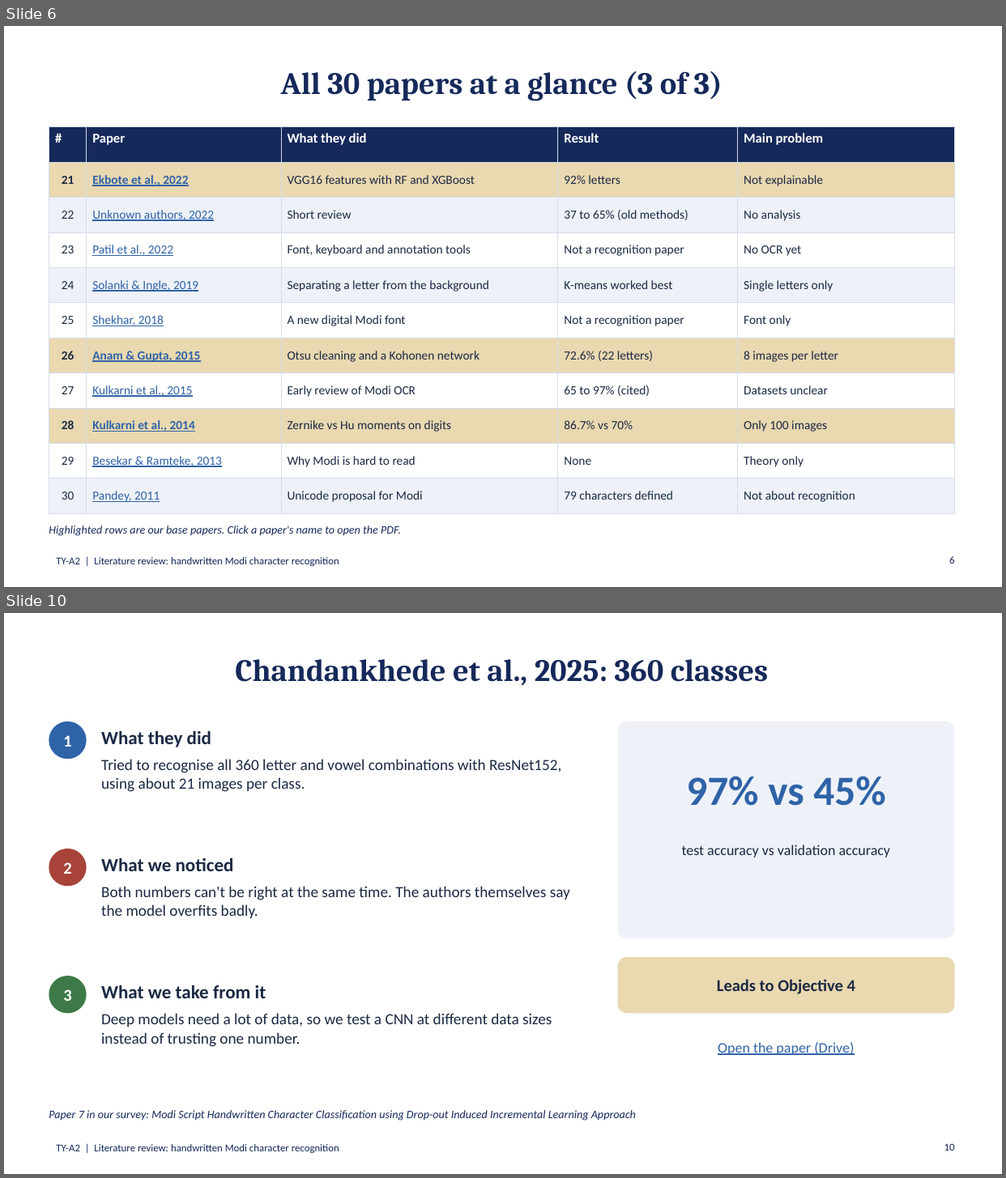
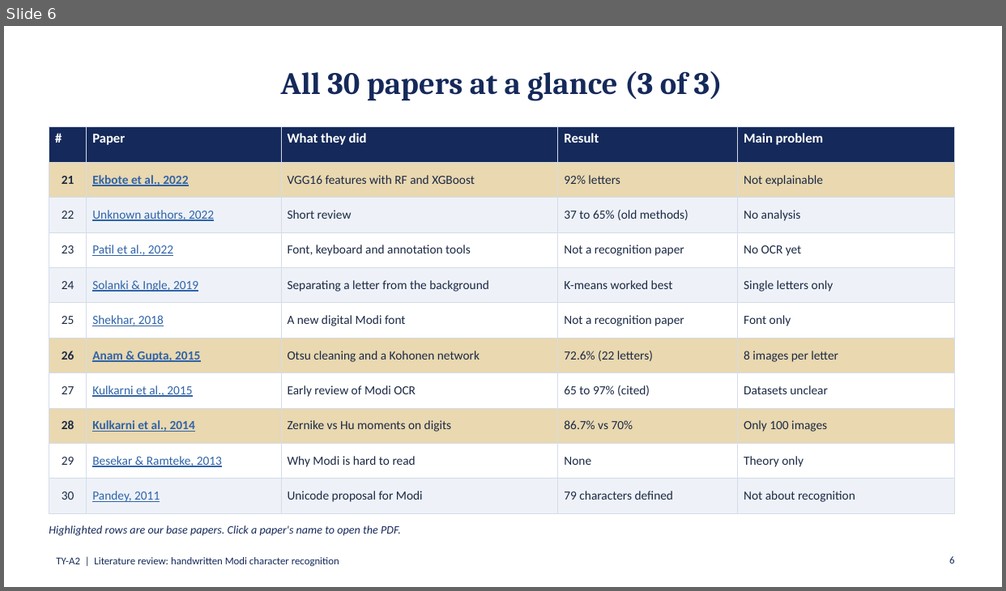
Before and after one commit to ananyac9820/modi-lipi-xai, a slide deck: docs/01_literature_survey/Literature_Review_Presentation.pptx. Shown one above the other, each under a label of ours: slides 6 and 10 before the commit, slide 6 after it; the slides between them are not shown. The pictures are 1006x1178 and 1006x591 pixels, drawn with LibreOffice and Linux fonts; fonts in the diff are those of the drawing. Boxes give left, top, right and bottom in pixels: in the first picture for what was removed or moved away, otherwise in the second. Text is boxed around its words. In the diff, an @@ line names an element or a change of style, - is before the commit and + after.

Commit message:
New objectives in synopsis, survey sheet, deck and implementation map

```diff
--- a/docs/01_literature_survey/Literature_Review_Presentation.pptx
+++ b/docs/01_literature_survey/Literature_Review_Presentation.pptx
@@ slide 10 removed at [4, 613, 1002, 1174], background #FFFFFF; not listed: 1 template element that a slide beside it also shows @@
@@ title removed at [235, 659, 768, 685] @@
-Chandankhede et al., 2025: 360 classes
@@ ellipse removed at [49, 722, 87, 759] @@
@@ text removed at [101, 730, 211, 747] @@
-What they did
@@ rounded rectangle removed at [618, 722, 955, 939] @@
@@ text removed at [63, 735, 71, 747] @@
-1
@@ text removed at [101, 759, 562, 792] @@
-Tried to recognise all 360 letter and vowel combinations with ResNet152, using about 21 images per class.
@@ text removed at [686, 776, 885, 806] @@
-97% vs 45%
@@ ellipse removed at [49, 849, 87, 886] @@
@@ text removed at [682, 845, 890, 858] @@
-test accuracy vs validation accuracy
@@ text removed at [63, 862, 71, 874] @@
-2
@@ text removed at [101, 858, 234, 871] @@
-What we noticed
@@ text removed at [101, 886, 570, 918] @@
-Both numbers can't be right at the same time. The authors themselves say the model overfits badly.
@@ ellipse removed at [49, 976, 87, 1013] @@
@@ rounded rectangle removed at [618, 957, 955, 1013] @@
@@ text removed at [63, 990, 71, 1001] @@
-3
@@ text removed at [101, 985, 266, 999] @@
-What we take from it
@@ text removed at [717, 979, 855, 995] @@
-Leads to Objective 4
@@ text removed at [101, 1013, 552, 1047] @@
-Deep models need a lot of data, so we test a CNN at different data sizes instead of trusting one number.
@@ text removed at [718, 1042, 854, 1055] @@
-Open the paper (Drive)
@@ text removed at [49, 1110, 636, 1121] @@
-Paper 7 in our survey: Modi Script Handwritten Character Classification using Drop-out Induced Incremental Learning Approach
@@ page number removed at [944, 1144, 955, 1151] @@
-10
```
Also in this commit, not shown: 13 slides changed, 10 other files.
